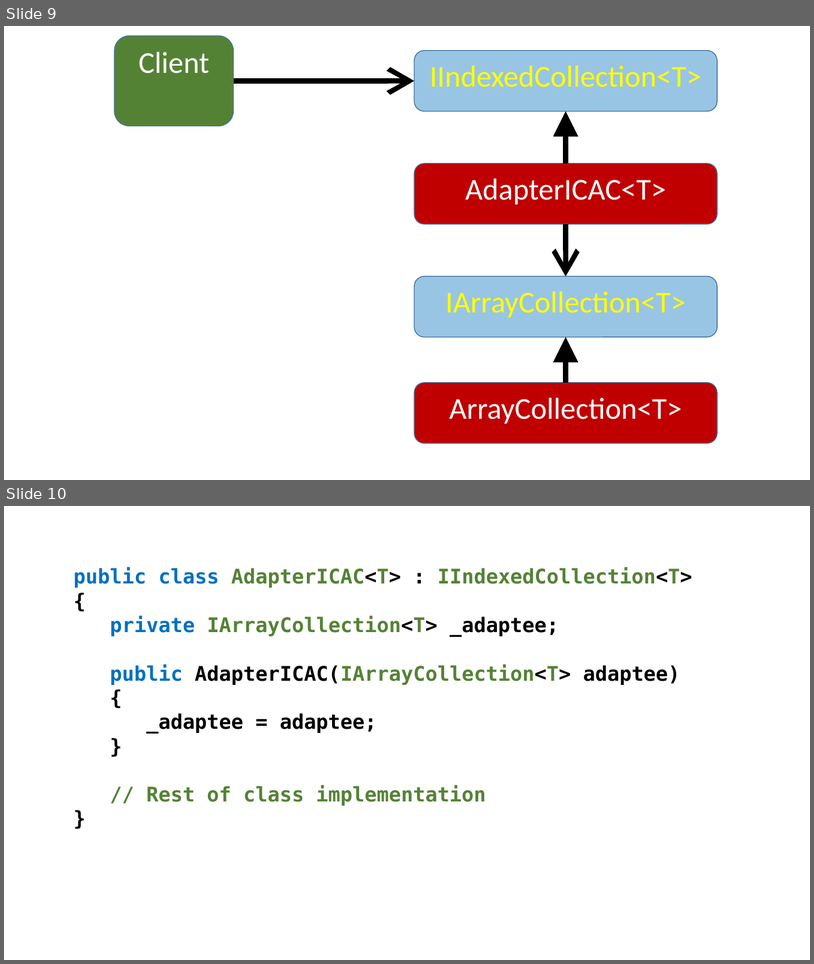
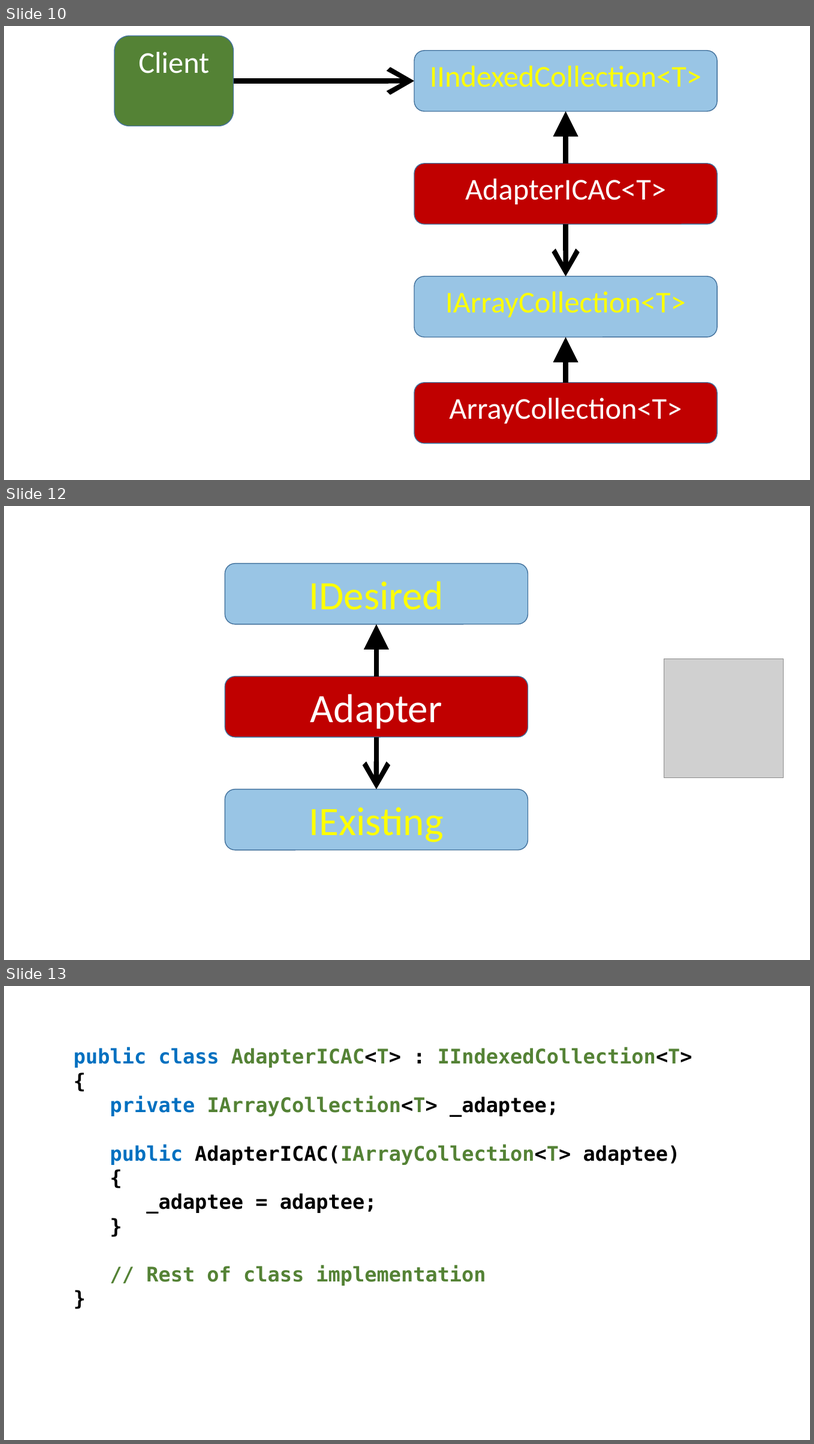
Before and after one commit to perl-easj/Teaching-materials, a slide deck: CSharpProgramming/Presentations/OOProgPartIII/Adapter.pptx. Shown one above the other, each under a label of ours: slides 9 and 10 before the commit, slides 10, 12 and 13 after it; the slides between them are not shown. The pictures are 814x964 and 814x1444 pixels, drawn with LibreOffice and Linux fonts; fonts in the diff are those of the drawing; grey boxes stand for pictures. Boxes give left, top, right and bottom in pixels: in the first picture for what was removed or moved away, otherwise in the second. Text is boxed around its words. In the diff, an @@ line names an element or a change of style, - is before the commit and + after.

```diff
--- a/CSharpProgramming/Presentations/OOProgPartIII/Adapter.pptx
+++ b/CSharpProgramming/Presentations/OOProgPartIII/Adapter.pptx
@@ slide 12 added at (4,506,810,960), background #FFFFFF @@
@@ rounded rectangle added at (225,564,528,624), fill #0070C0 at 40% opacity, outline #43739E 1 pt, 48 pt, text #FFFF00 @@
+IDesired
@@ arrow added from (377, 676) to (377, 624), #000000 6 pt @@
@@ picture added at (665,658,784,778) @@
@@ rounded rectangle added at (225,676,528,736), fill #C00000, outline #43739E 1 pt, 48 pt, text #FFFFFF @@
+Adapter
@@ arrow added from (377, 737) to (377, 789), #000000 6 pt @@
@@ rounded rectangle added at (225,789,528,850), fill #0070C0 at 40% opacity, outline #43739E 1 pt, 48 pt, text #FFFF00 @@
+IExisting
@@ what was slide 9 is now slide 10 @@
@@ what was slide 10 is now slide 13 @@
```
Also in this commit, not shown: 5 slides changed, 2 other slides added, 3 other files.
